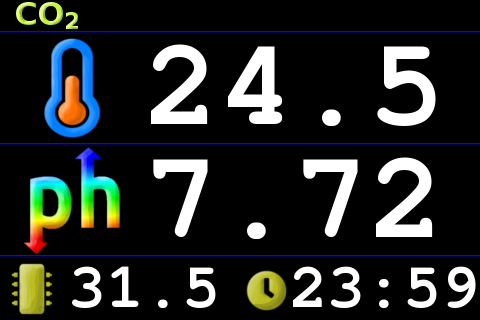
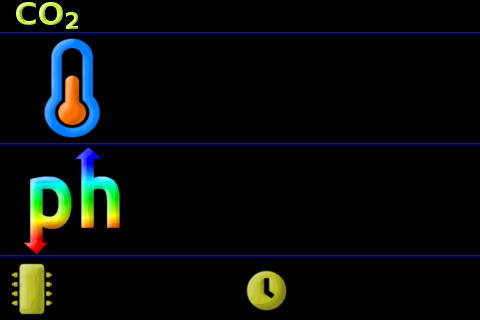
Layers edited between the first and the second w=480, h=320 image:
hid "TempValue" over (151, 44, 436, 126)
hid "PhValue" over (153, 157, 433, 239)
hid "31.5" over (72, 266, 216, 308)
hid "23:59" over (293, 266, 476, 308)
painted on "Sep" over (0, 31, 480, 35)
